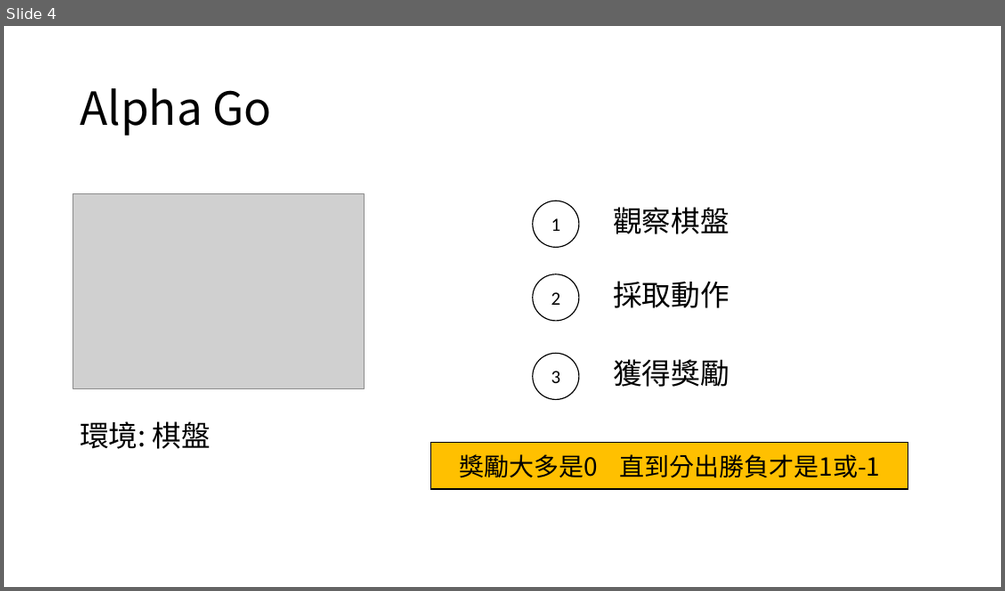
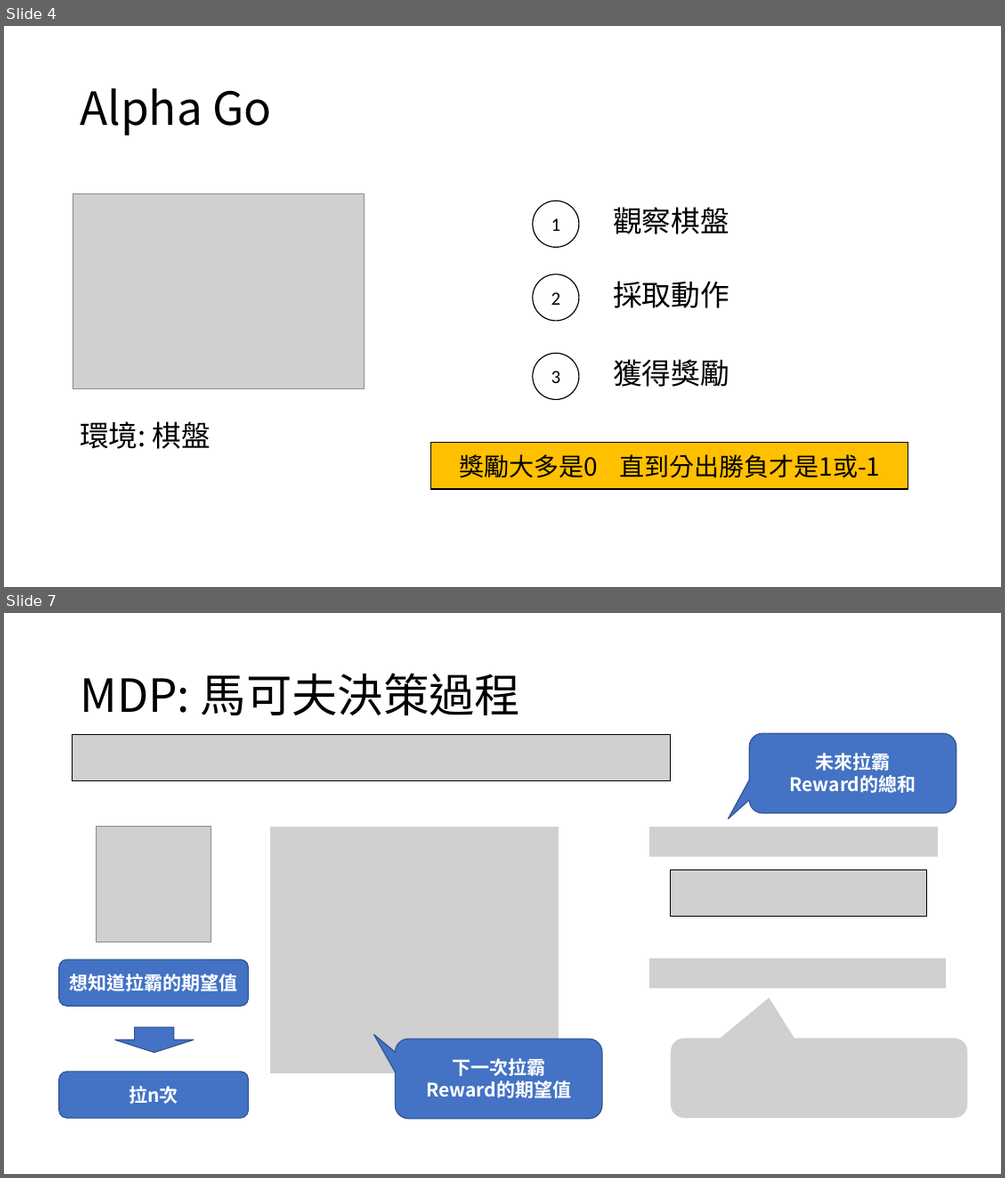
Before and after one commit to 312707047/Dino-Run-with-Rainbow-DQN, a slide deck: 107302002.pptx. Shown one above the other, each under a label of ours: slide 4 before the commit, slides 4 and 7 after it; the slides between them are not shown. The pictures are 1005x591 and 1005x1178 pixels, drawn with LibreOffice and Linux fonts; fonts in the diff are those of the drawing; grey boxes stand for pictures. Boxes give left, top, right and bottom in pixels: in the first picture for what was removed or moved away, otherwise in the second. Text is boxed around its words. In the diff, an @@ line names an element or a change of style, - is before the commit and + after.

```diff
--- a/107302002.pptx
+++ b/107302002.pptx
@@ slide 7 added at box(4, 613, 1001, 1174), background #FFFFFF @@
@@ title added at box(80, 673, 520, 715), 44 pt, text #000000 @@
+MDP: 馬可夫決策過程
@@ picture added at box(73, 735, 671, 781) @@
@@ rounded speech box added at box(750, 733, 956, 813), fill #4472C4, outline #325491 1 pt, 18 pt, text #FFFFFF, bold @@
+未來拉霸
+Reward的總和
@@ picture added at box(96, 826, 211, 941) @@
@@ picture added at box(270, 826, 558, 1073) @@
@@ picture added at box(649, 826, 938, 856) @@
@@ picture added at box(671, 870, 928, 916) @@
@@ rounded rectangle added at box(59, 959, 249, 1005), fill #4472C4, outline #325491 1 pt, 18 pt, text #FFFFFF, bold @@
+想知道拉霸的期望值
@@ picture added at box(649, 957, 947, 988) @@
@@ down arrow added at box(114, 1027, 194, 1053), fill #4472C4, outline #325491 1 pt @@
@@ rounded speech box added at box(395, 1038, 602, 1119), fill #4472C4, outline #325491 1 pt, 18 pt, text #FFFFFF, bold @@
+下一次拉霸
+Reward的期望值
@@ picture added at box(671, 1038, 968, 1118) @@
@@ rounded rectangle added at box(59, 1071, 249, 1118), fill #4472C4, outline #325491 1 pt, 18 pt, text #FFFFFF, bold @@
+拉n次
```
Also in this commit, not shown: 3 slides changed, 7 other slides added, 22 other files.
